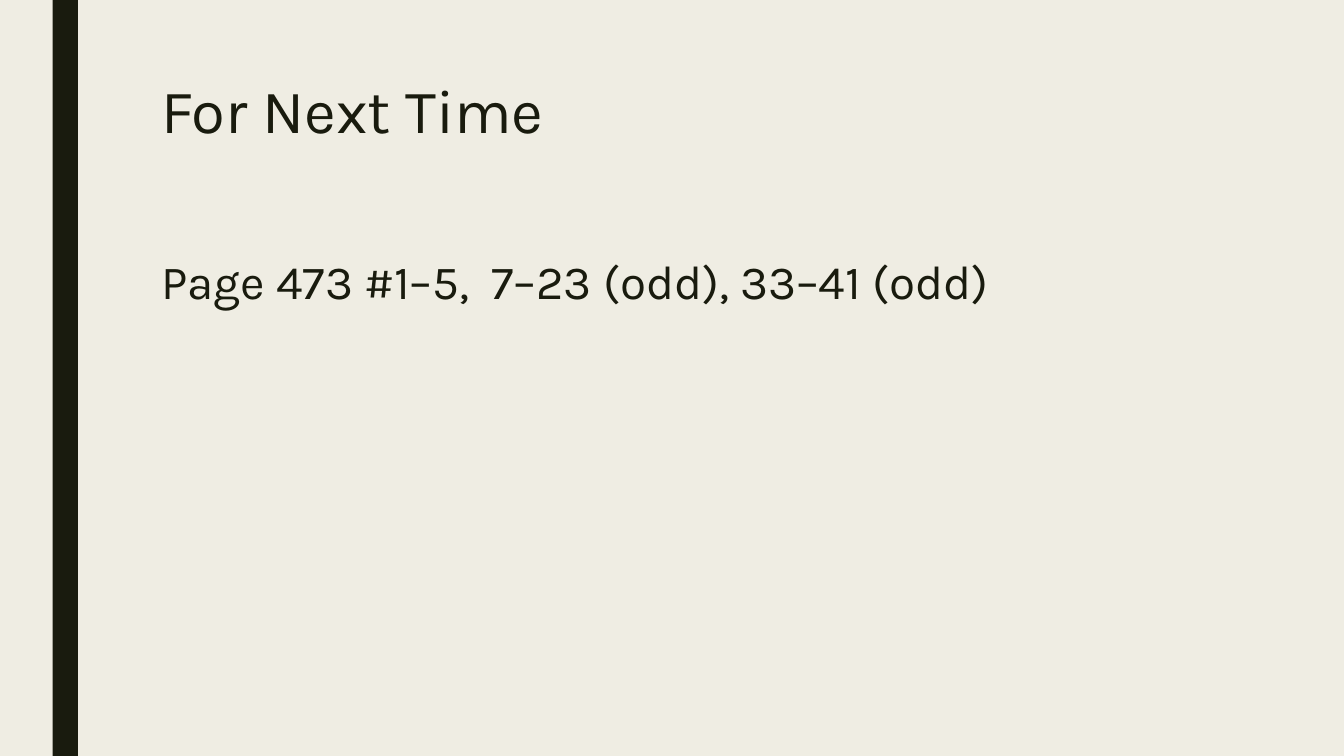
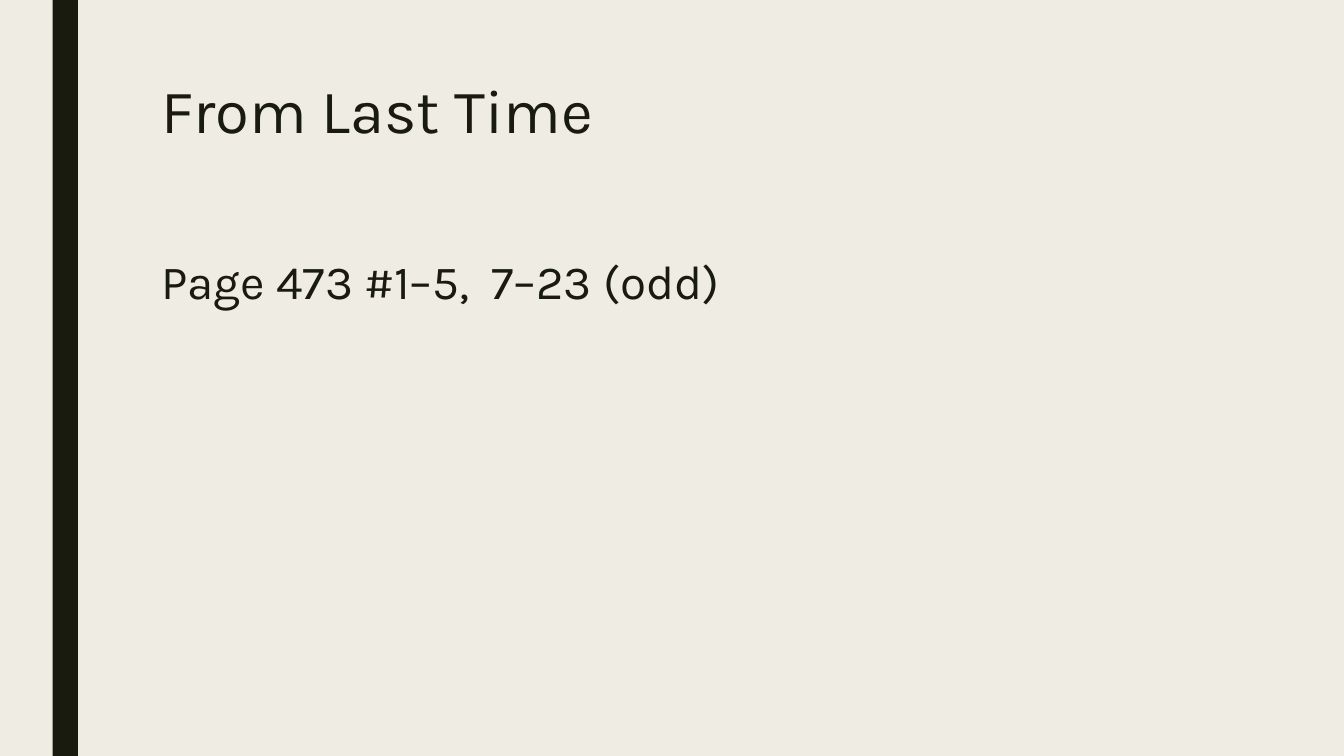
Before and after one commit to codecuddy/algebra_3-4, a slide deck: slide 3 of _PowerPoints/2nd Semester/Unit 9 Logarithms/Algebra_4_Day_076 7.5 Exponential and Log Equations.pptx (slide 10 before the commit). Drawn at 1344x756 pixels with LibreOffice and Linux fonts; fonts in the diff are those of the drawing. Boxes give left, top, right and bottom in pixels: in the first picture for what was removed or moved away, otherwise in the second. Text is boxed around its words. In the diff, an @@ line names an element or a change of style, - is before the commit and + after.

```diff
--- a/_PowerPoints/2nd Semester/Unit 9 Logarithms/Algebra_4_Day_076 7.5 Exponential and Log Equations.pptx
+++ b/_PowerPoints/2nd Semester/Unit 9 Logarithms/Algebra_4_Day_076 7.5 Exponential and Log Equations.pptx
@@ title at <box>161,90,592,134</box>: text changed @@
-For Next Time
+From Last Time
@@ text at <box>161,264,719,311</box>: text changed @@
-Page 473 #1–5, 7–23 (odd), 33–41 (odd)
+Page 473 #1–5, 7–23 (odd)
```
Also in this commit, not shown: 1 other slide changed, 1 slide added, 3 other files.
